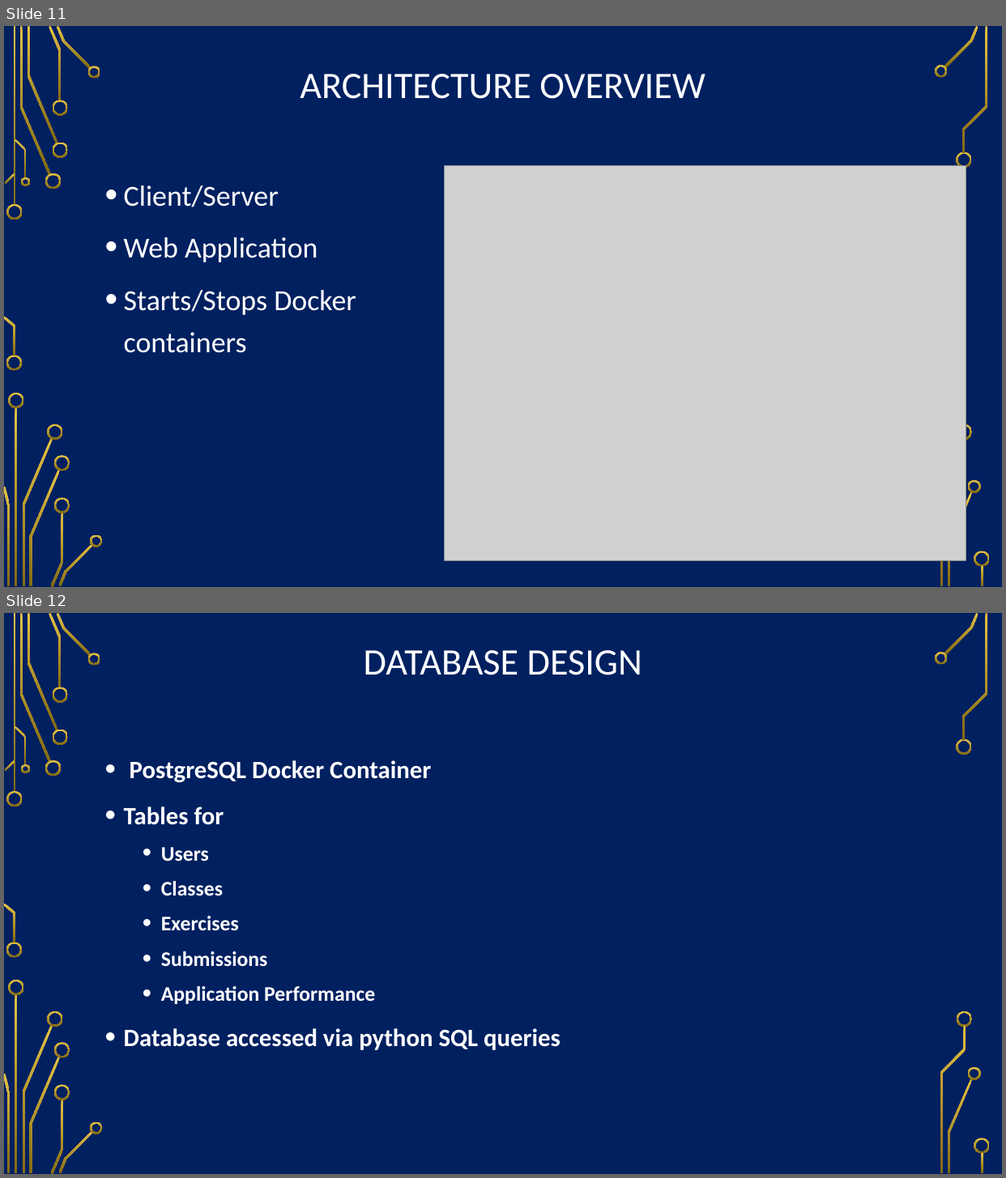
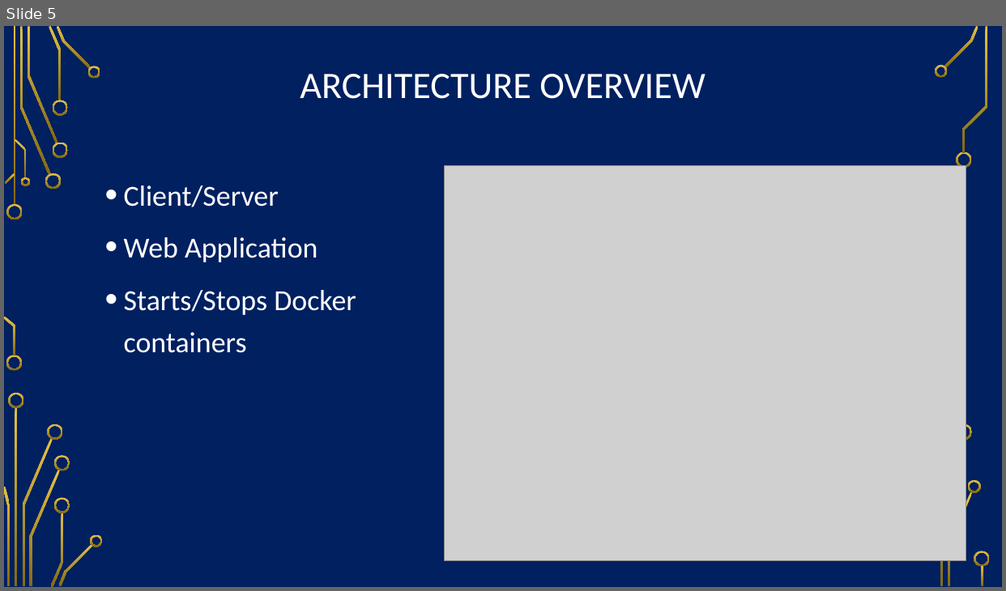
Before and after one commit to so87/Security-Lab-Manager, a slide deck: documentation/presentation.pptx. Shown one above the other, each under a label of ours: slides 11 and 12 before the commit, slide 5 after it. The pictures are 1006x1178 and 1006x591 pixels, drawn with LibreOffice and Linux fonts; fonts in the diff are those of the drawing; grey boxes stand for pictures; background and template pictures are left out. Boxes give left, top, right and bottom in pixels: in the first picture for what was removed or moved away, otherwise in the second. Text is boxed around its words. In the diff, an @@ line names an element or a change of style, - is before the commit and + after.

```diff
--- a/documentation/presentation.pptx
+++ b/documentation/presentation.pptx
@@ slide 12 removed at <box>4,613,1002,1174</box>, background picture (left out); not listed: 36 template elements that a slide beside it also shows @@
@@ title removed at <box>364,650,642,675</box> @@
-DATABASE DESIGN
@@ text removed at <box>124,760,560,1050</box> @@
-• PostgreSQL Docker Container
-• Tables for
-  • Users
-  • Classes
-  • Exercises
-  • Submissions
-  • Application Performance
-• Database accessed via python SQL queries
@@ what was slide 11 is now slide 5 @@
```
Also in this commit, not shown: 4 slides changed, 1 slide added, 11 other slides removed, 19 other files.
